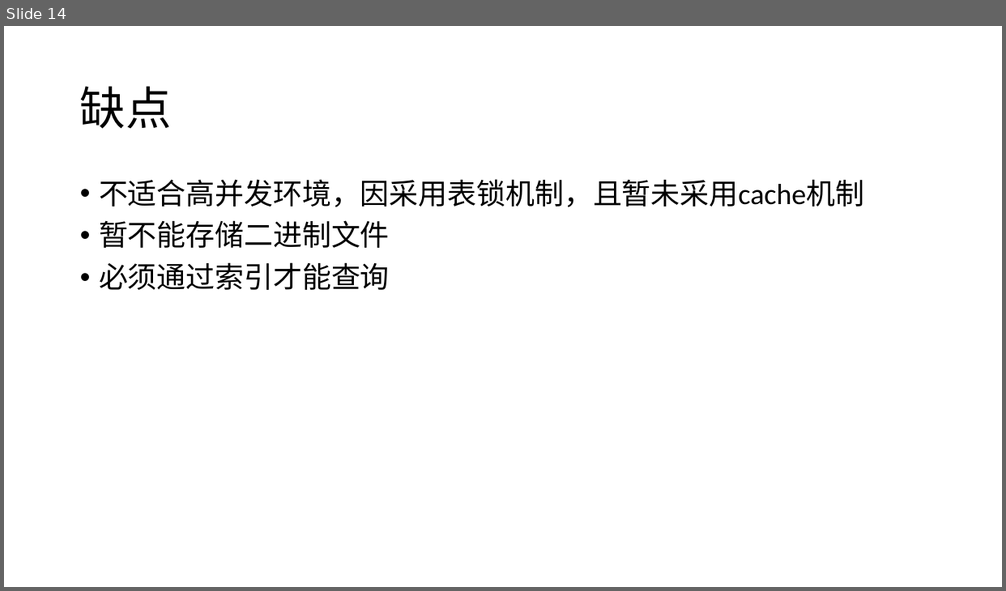
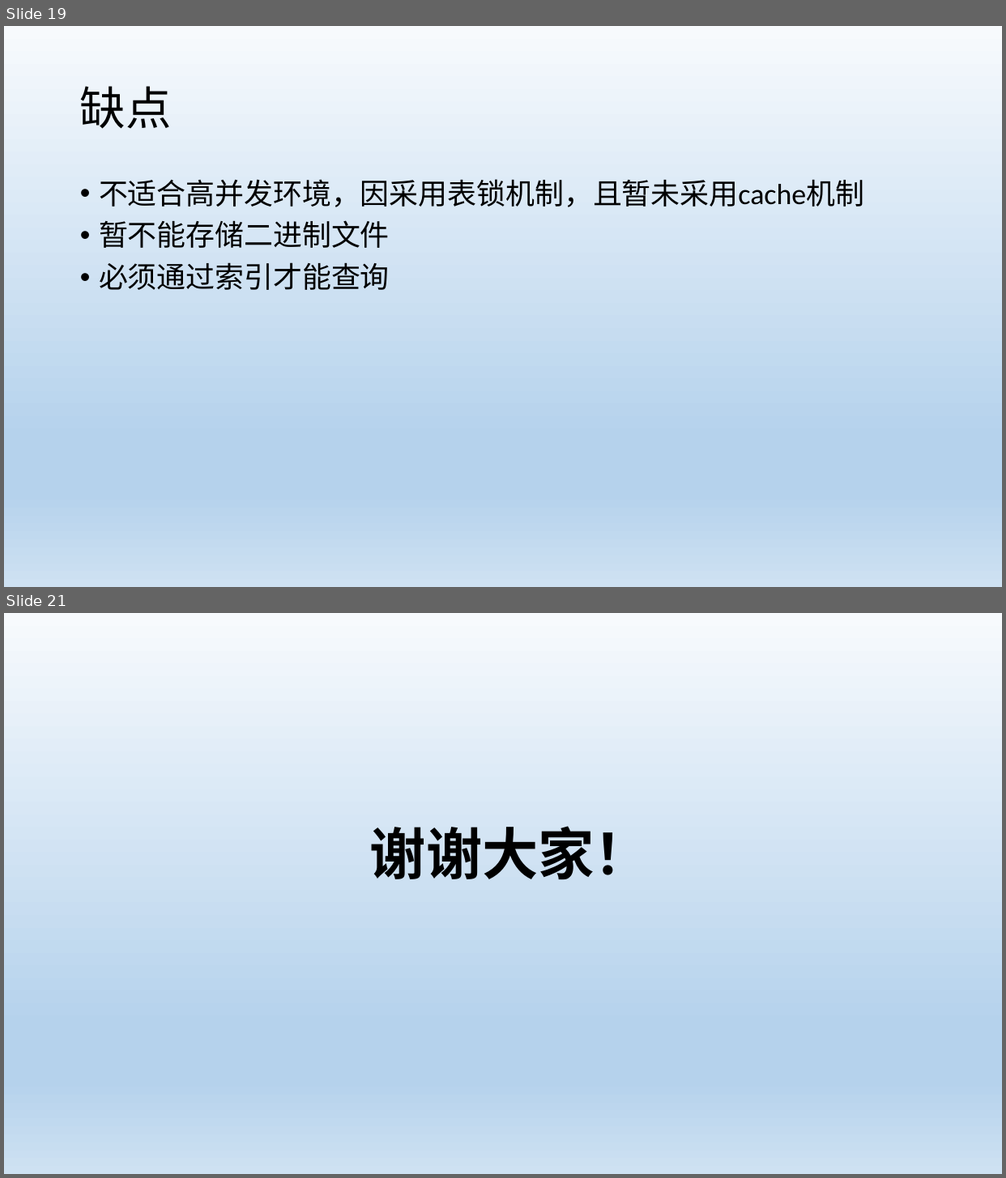
Before and after one commit to zoujunrong/weclu, a slide deck: weclu.pptx. Shown one above the other, each under a label of ours: slide 14 before the commit, slides 19 and 21 after it; the slides between them are not shown. The pictures are 1006x591 and 1006x1178 pixels, drawn with LibreOffice and Linux fonts; fonts in the diff are those of the drawing. Boxes give left, top, right and bottom in pixels: in the first picture for what was removed or moved away, otherwise in the second. Text is boxed around its words. In the diff, an @@ line names an element or a change of style, - is before the commit and + after.

```diff
--- a/weclu.pptx
+++ b/weclu.pptx
@@ slide 21 added at (x1=4, y1=613, x2=1002, y2=1174), background gradient #F7FAFD to #B5D2EC to #CEE1F2 @@
@@ text added at (x1=370, y1=826, x2=650, y2=880), 54 pt, text #000000, bold @@
+谢谢大家！
@@ what was slide 14 is now slide 19 @@
@@ slide 19 changed as well @@
@@ background #FFFFFF to gradient #F7FAFD to #B5D2EC to #CEE1F2 @@
```
Also in this commit, not shown: 12 other slides changed, 7 other slides added, 1 slide removed, 9 other files.
